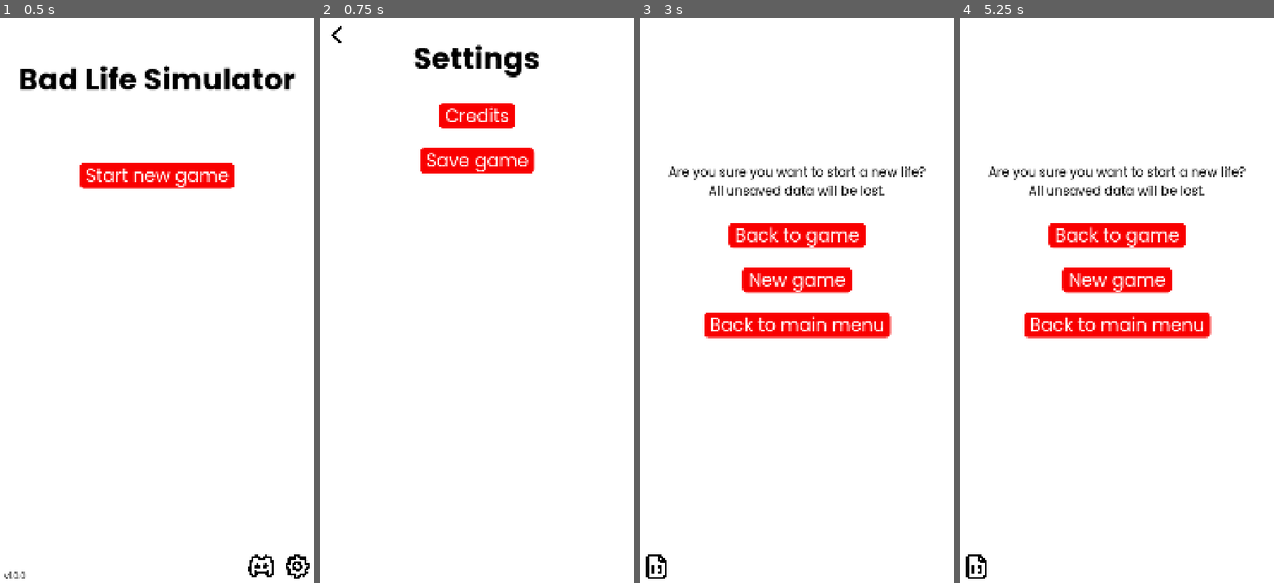
Above: before the commit, frames 1-4 (left to right).
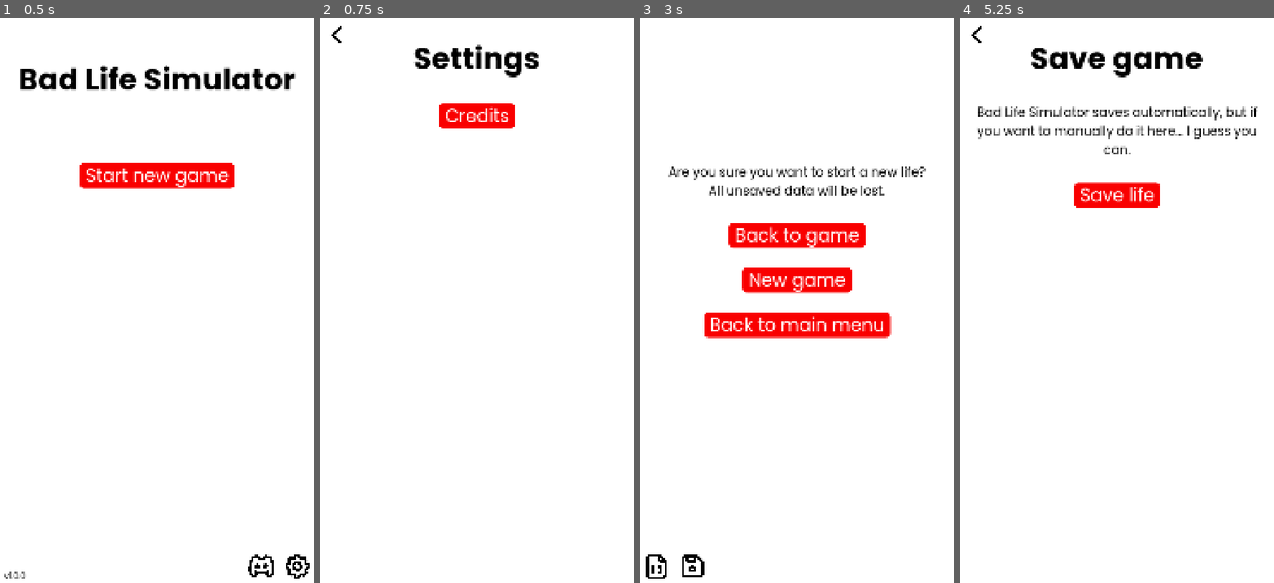
Above: after the commit, the same moments.

Repository: gaulsoodmanbls/badlifesimulator
Game: Godot game, scene res://pages/index.tscn
Two runs of this game, one before a commit and one after it. Both use one fixed random seed, a clock stepped at 60 frames per second and the inputs below.
Inputs (mouse positions are in pixels of both pictures, inside the frame that each line leads up to):
- Up to frame 1 (0.5 s): no input
- Up to frame 2 (0.75 s): click (618, 566) at 0.5 s
- Up to frame 3 (3 s): click (655, 34) at 1.25 s; click "Start new game" at 2 s; click (655, 34) at 2.75 s
- Up to frame 4 (5.25 s): click "Back to game" at 3.5 s; click (975, 34) at 4.25 s; click (1013, 566) at 5.02 s

Frame 1 is identical in both runs. In frame 2, 1.6% of the frame differs, in the area x 31-69%, y 22-28%; in frame 3, 0.2%; in frame 4, 11%, in the area x 1-95%, y 1-100%.

Commit message:
better game/life saving
No more duplicate life files. Need to do loading next. This should also work on android, but check, maybe.

Diff:
--- a/pages/new_game_confirmation.tscn
+++ b/pages/new_game_confirmation.tscn
@@ -5,6 +5,7 @@
 [ext_resource type="LabelSettings" uid="uid://dl6sog5hfkb6u" path="res://styles/text/body.tres" id="2_lntjx"]
 [ext_resource type="PackedScene" uid="uid://ck7ra4cupjjkm" path="res://objects/button_default.tscn" id="3_a71gq"]
 [ext_resource type="Texture2D" uid="uid://3n8s5ffpj2bi" path="res://assets/developer.png" id="5_olmvu"]
+[ext_resource type="Texture2D" uid="uid://vya22elwah4a" path="res://assets/floppy.png" id="6_se0sp"]
 
 [node name="new_game_confirmation" type="Node2D" unique_id=804291492]
 script = ExtResource("1_batlk")
@@ -50,7 +51,17 @@
 ignore_texture_size = true
 stretch_mode = 0
 
+[node name="saveGame" type="TextureButton" parent="." unique_id=1468096001]
+offset_left = 140.0
+offset_top = 1800.0
+offset_right = 240.0
+offset_bottom = 1900.0
+texture_normal = ExtResource("6_se0sp")
+ignore_texture_size = true
+stretch_mode = 0
+
 [connection signal="pressed" from="cancel" to="." method="_on_cancel_pressed"]
 [connection signal="pressed" from="yes" to="." method="_on_yes_pressed"]
 [connection signal="pressed" from="mainMenu" to="." method="_on_main_menu_pressed"]
 [connection signal="pressed" from="developerMode" to="." method="_on_developer_mode_pressed"]
+[connection signal="pressed" from="saveGame" to="." method="_on_save_game_pressed"]
--- a/pages/save_game.tscn
+++ b/pages/save_game.tscn
@@ -6,6 +6,7 @@
 [ext_resource type="PackedScene" uid="uid://cjnbhqp8obehv" path="res://objects/back_button.tscn" id="4_nfrcw"]
 [ext_resource type="LabelSettings" uid="uid://dl6sog5hfkb6u" path="res://styles/text/body.tres" id="5_kqiid"]
 [ext_resource type="PackedScene" uid="uid://ck7ra4cupjjkm" path="res://objects/button_default.tscn" id="6_nfrcw"]
+[ext_resource type="LabelSettings" uid="uid://d2sr5rgpltp8f" path="res://styles/text/small_body.tres" id="7_78b37"]
 
 [node name="saveGame" type="Node2D" unique_id=1065341072]
 script = ExtResource("1_tiiku")
@@ -34,5 +35,13 @@
 offset_bottom = 650.0
 text = "Save life"
 
+[node name="confirmation" type="Label" parent="." unique_id=1595533241]
+offset_top = 1700.0
+offset_right = 1080.0
+offset_bottom = 1740.0
+label_settings = ExtResource("7_78b37")
+horizontal_alignment = 1
+autowrap_mode = 3
+
 [connection signal="pressed" from="back" to="." method="_on_back_pressed"]
 [connection signal="pressed" from="saveLife" to="." method="_on_save_life_pressed"]
--- a/pages/scripts/gameMenu.gd
+++ b/pages/scripts/gameMenu.gd
@@ -33,6 +33,7 @@
 	$health.text = "Health: " + str(global.health)
 	$intellect.text = "Intellect: " + str(global.intellect)
 	$looks.text = "Looks: " + str(global.looks)
+	global.saveGame()
 	if global.revent.size() != 0: #if there are random events queued
 		get_tree().change_scene_to_file("res://pages/event.tscn")
 
--- a/pages/scripts/global.gd
+++ b/pages/scripts/global.gd
@@ -53,6 +53,10 @@
 var RAUE = true #RAUE is an acronym for Random Age Up Events. When true, events will randomly appear when aging up. When false, they will not.
 
 
+#inter-life variables (non-life specific, saved into the game save file, persists across all lives)
+var currentLife = ""
+
+
 #savegame stuff
 func lifeSerialiser(): #serialises every life-specific variable we need to save into a dictionary and then returns it
 	var collinsDictionary = {
@@ -88,11 +92,17 @@
 	}
 	return collinsDictionary
 
-func saveGame(): #does the actual saving
+func gameSerialiser(): #serialises every NON-life-specific variable we need to save into a dictionary and then returns it
+	var cambridgeDictionary = {
+		"currentLife" : currentLife
+	}
+	return cambridgeDictionary
+
+func getSaveLifeFileName(): #will return the unqiue file name, e.g. "Marsden-Gord-9"
 	#checks the paths exist
-	var dir_path = "user://spycarsinc/bls/lives/"
-	if not DirAccess.dir_exists_absolute(dir_path):
-		DirAccess.make_dir_recursive_absolute(dir_path) #if they don't exist, creat them
+	var dirPath = "user://spycarsinc/bls/lives/"
+	if not DirAccess.dir_exists_absolute(dirPath):
+		DirAccess.make_dir_recursive_absolute(dirPath) #if the paths don't exist, create them
 	#has two save files - one for life-specific variables, and one for non-life-specific (game) variables.
 	#unique file checking
 	var lifeAnd = 0
@@ -102,11 +112,15 @@
 			lifeAnd += 1 #try incrementing the lifeAnd number that gets appended to the file name
 		else: #if the file name is unique, and so writing to it will not overwrite another life
 			uniqueLifeSaveName = true #stops loop; we have a valid file name
-	var lifeSavePath = "user://spycarsinc/bls/lives/" + firstName + "-" + lastName + "-" + str(lifeAnd) + ".bls" #the path on the user's device the save will be located - this save only stores the life-specific stuff that doesn't persist between lives (age, relationships, health...)
+	return firstName + "-" + lastName + "-" + str(lifeAnd) #returns the unique file name
+
+func saveGame(): #does the actual saving
+	var lifeSavePath = "user://spycarsinc/bls/lives/" + currentLife + ".bls" #the path on the user's device the save will be located - this save only stores the life-specific stuff that doesn't persist between lives (age, relationships, health...)
 	var gameSavePath  = "user://spycarsinc/bls/game.bls" #this save stores all of the non-life-specific stuff that does persist between lives (achievements, XP and levels, DNA, etc...)
 	var lifeSaveFile = FileAccess.open(lifeSavePath, FileAccess.WRITE)
 	var gameSaveFile = FileAccess.open(gameSavePath, FileAccess.WRITE)
 	#and now do the rest
 	lifeSaveFile.store_var(lifeSerialiser()) #overwrites the life save file with collinsDictionary from the lifeSerialiser() function above.
+	gameSaveFile.store_var(gameSerialiser()) #overwrites the game save file with cambridgeDictionary from the gameSerialiser() function above.
 	lifeSaveFile.close() #closes file and saves changes
 	gameSaveFile.close() #closes file and saves changes
--- a/pages/scripts/newGameConfirmation.gd
+++ b/pages/scripts/newGameConfirmation.gd
@@ -15,3 +15,6 @@
 
 func _on_developer_mode_pressed() -> void:
 	get_tree().change_scene_to_file("res://pages/developer_mode_confirmation.tscn") #goes to the developer mode confirmation page
+
+func _on_save_game_pressed() -> void:
+	get_tree().change_scene_to_file("res://pages/save_game.tscn") #goes to the save game page
--- a/pages/scripts/newRandomGame.gd
+++ b/pages/scripts/newRandomGame.gd
@@ -82,6 +82,7 @@
 					global.firstName = fFirstNames[randi_range(0, fFirstNames.size() - 1)] #assigns a female name
 		global.lastName = lastNames[randi_range(0, lastNames.size() - 1)] #assigns a random last name. Function does not change depending on sex.
 	print("your name is " + global.firstName + " " + global.lastName)
+	global.currentLife = global.getSaveLifeFileName() #sets the currentLife variable to a unique file name
 
 
 func epicStatChanges(): #changes your stats, epicly, based on factors outside of your control
--- a/pages/scripts/saveGame.gd
+++ b/pages/scripts/saveGame.gd
@@ -2,8 +2,9 @@
 
 
 func _on_back_pressed() -> void:
-	get_tree().change_scene_to_file("res://pages/settings.tscn")
+	get_tree().change_scene_to_file("res://pages/new_game_confirmation.tscn")
 
 
 func _on_save_life_pressed() -> void: #on saving life button pressed
 	global.saveGame()
+	$confirmation.text = "Successfully saved to " + OS.get_user_data_dir()
--- a/pages/scripts/settings.gd
+++ b/pages/scripts/settings.gd
@@ -6,6 +6,3 @@
 
 func _on_credits_pressed() -> void:
 	get_tree().change_scene_to_file("res://pages/credits.tscn")
-
-func _on_save_game_pressed() -> void:
-	get_tree().change_scene_to_file("res://pages/save_game.tscn")
--- a/pages/settings.tscn
+++ b/pages/settings.tscn
@@ -23,13 +23,5 @@
 offset_bottom = 384.0
 text = "Credits"
 
-[node name="saveGame" parent="." unique_id=163180911 instance=ExtResource("5_w6vqt")]
-offset_left = 369.0
-offset_top = 450.0
-offset_right = 712.0
-offset_bottom = 534.0
-text = "Save game"
-
 [connection signal="pressed" from="back" to="." method="_on_back_pressed"]
 [connection signal="pressed" from="credits" to="." method="_on_credits_pressed"]
-[connection signal="pressed" from="saveGame" to="." method="_on_save_game_pressed"]
